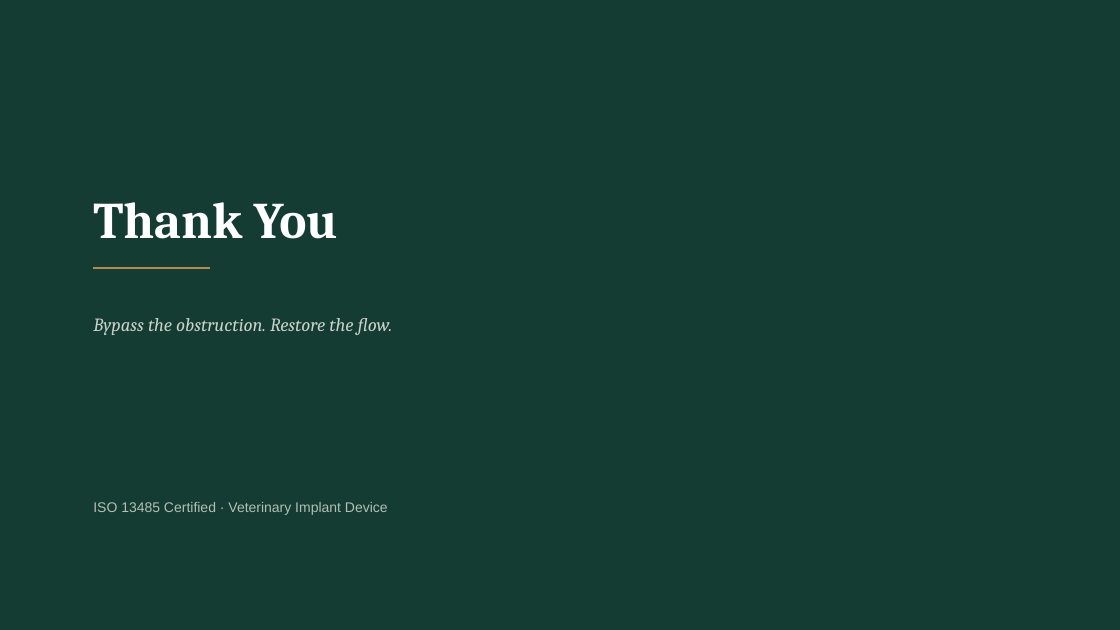
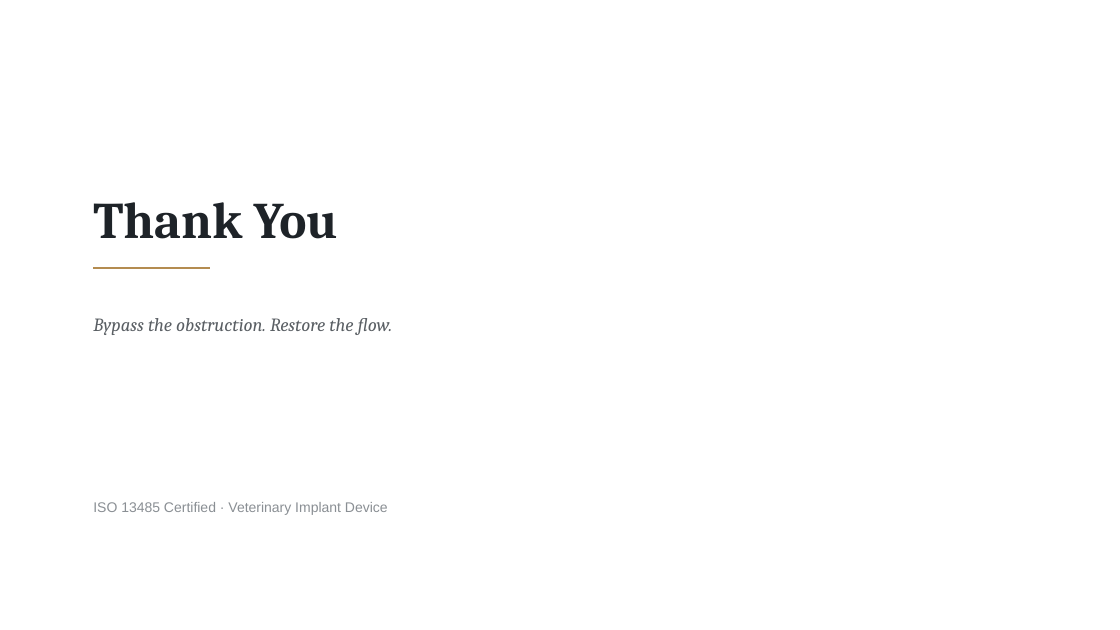
Before and after one commit to pikrosart-jpg/Material, a slide deck: slide 9 of Feline_SUB_System_Introduction_v72.pptx. Drawn at 1120x630 pixels with LibreOffice and Linux fonts; fonts in the diff are those of the drawing. Boxes give left, top, right and bottom in pixels: in the first picture for what was removed or moved away, otherwise in the second. Text is boxed around its words. In the diff, an @@ line names an element or a change of style, - is before the commit and + after.

```diff
--- a/Feline_SUB_System_Introduction_v72.pptx
+++ b/Feline_SUB_System_Introduction_v72.pptx
@@ background #143C32 to #FFFFFF @@
@@ text "Thank You" at (93, 202, 338, 239): text colour #FFFFFF to #1E2328 @@
@@ text "Bypass the obstruction. Restore the ..." at (93, 318, 393, 335): text colour #C8D2C8 to #5A5F64 @@
@@ text "ISO 13485 Certified · Veterinary ..." at (93, 502, 388, 515): text colour #B4BEB4 to #8A8F94 @@
```
Also in this commit, not shown: 8 other slides changed.
